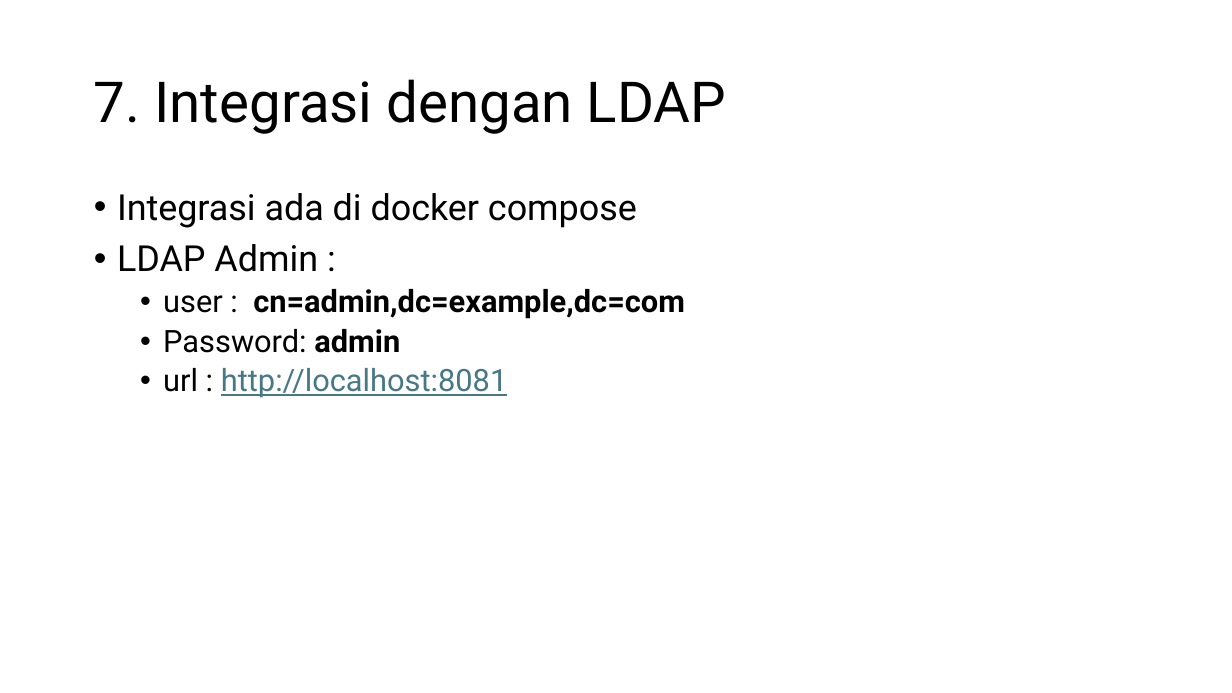
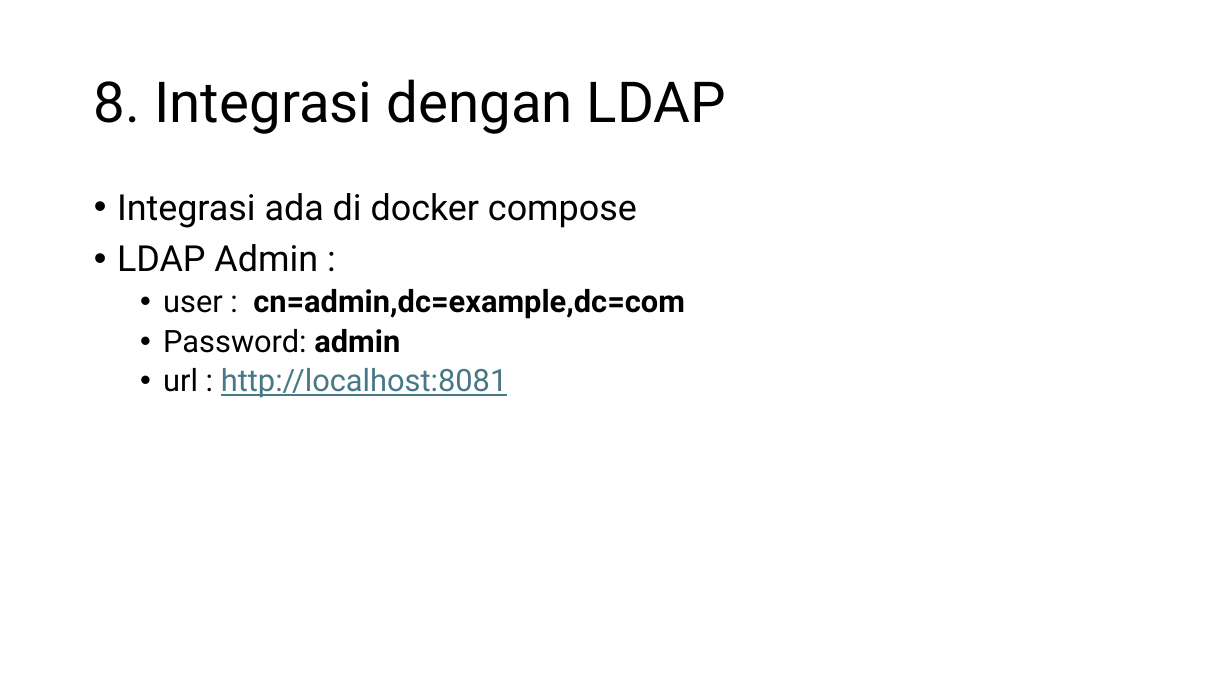
Before and after one commit to koharudin/sso-brin-compose, a slide deck: slide 16 of docs/sso.pptx (slide 15 before the commit). Drawn at 1232x693 pixels with LibreOffice and Linux fonts; fonts in the diff are those of the drawing. Boxes give left, top, right and bottom in pixels: in the first picture for what was removed or moved away, otherwise in the second. Text is boxed around its words. In the diff, an @@ line names an element or a change of style, - is before the commit and + after.

```diff
--- a/docs/sso.pptx
+++ b/docs/sso.pptx
@@ title at (94,79,726,134): text changed @@
-7. Integrasi dengan LDAP
+8. Integrasi dengan LDAP
```
Also in this commit, not shown: 3 other slides changed, 1 slide added, 1 other file.
